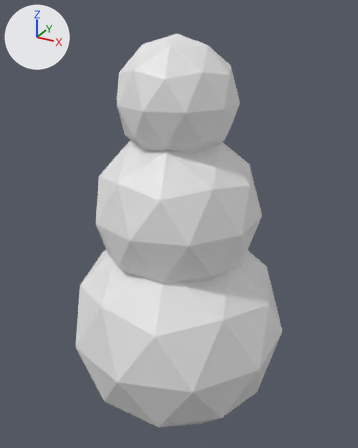
One commit to the Blender file models/snowman.blend: the scene before it, then after it.
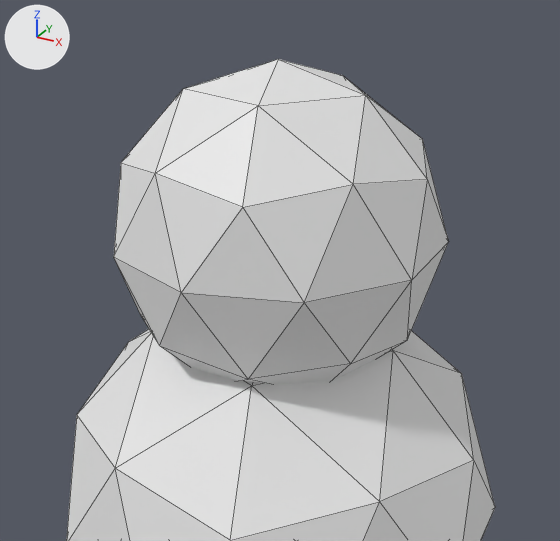
Each version is shown whole from a camera (50 mm lens) standing at (1.96, -3.53, 2.78) and looking at (-0.02, 0.06, 0.98), then close up from a camera (50 mm lens) standing at (1.06, -1.92, 2.91) and looking at (0.04, -0.06, 1.98). The lights are fixed; the arrows at upper left show +X, +Y and +Z. The last two pictures show the newer version. The close-ups show mesh edges as thin lines.

Names of what the first close-up shows: 'Икосфера.001', 'Икосфера.002'.
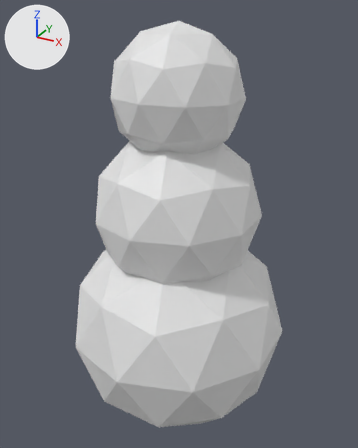
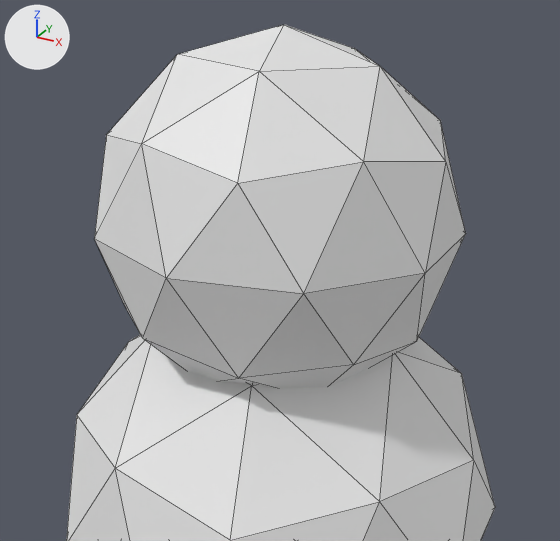
Boxes [x1, y1, x2, y2] around the edits, measured in the close-ups (560 x 541 px):
'Икосфера.002', moved, turned, rescaled: before [114, 59, 449, 384]; after [94, 25, 466, 388]

The change, as a list of edits to the scene's bpy script:
```text
Change ob_икосфера_002:
    ob_икосфера_002.location: (0.0, 0.0, 2.085) -> (0.0, 0.0, 2.13)
    ob_икосфера_002.rotation_euler: (0.0, 0.0, 0.0) -> (-0.0194, 0.0209, -0.0149)  # degrees (0, 0, 0) -> degrees (-1.1, 1.2, -0.9)
    ob_икосфера_002.scale: (0.503, 0.503, 0.503) -> (0.549, 0.549, 0.549)
```
